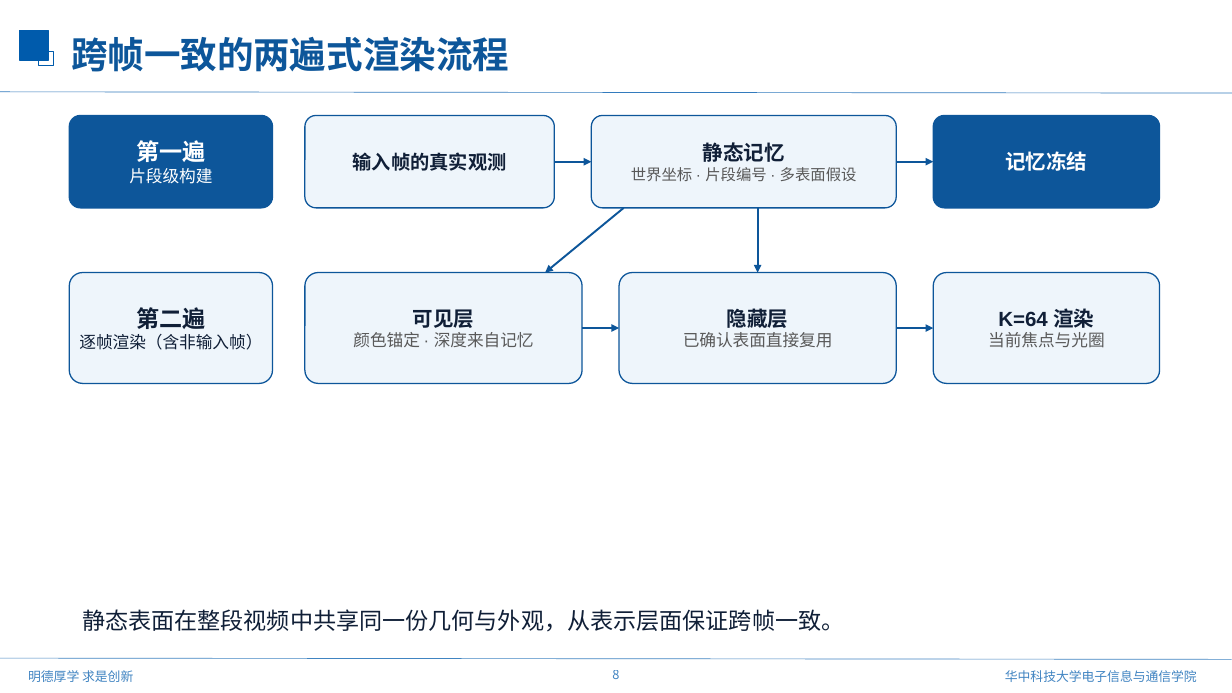
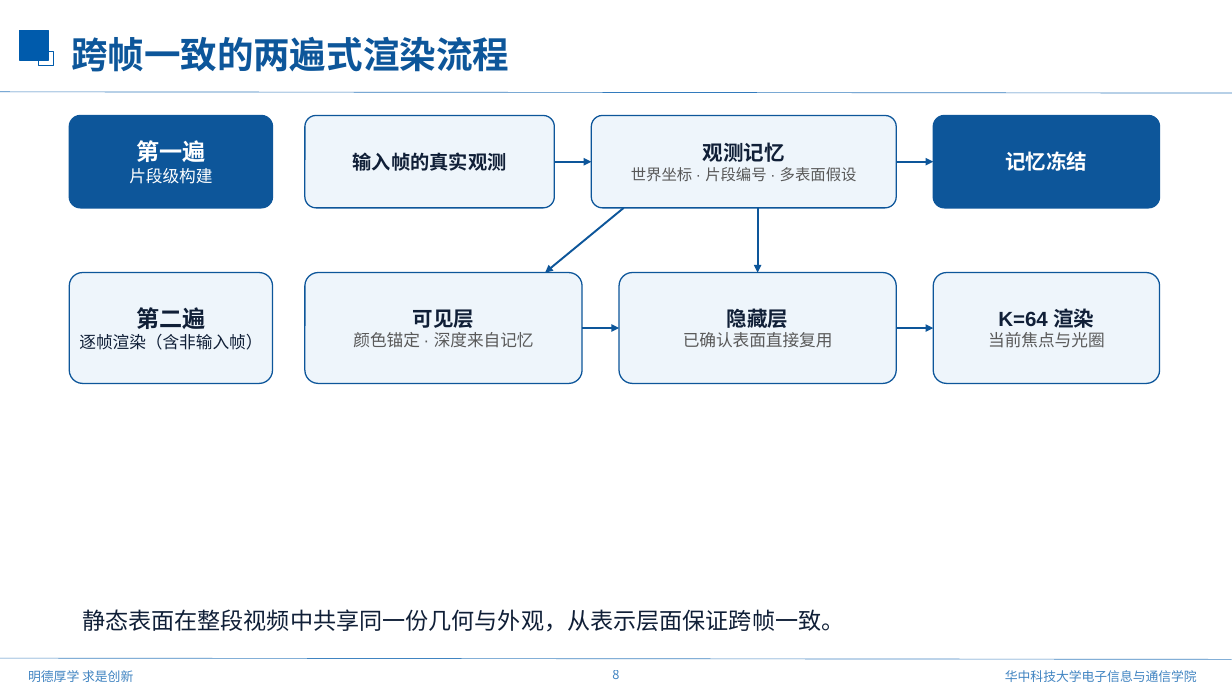
Before and after one commit to mengmcy1/OPPO-depth-guided-video-bokeh, a slide deck: slide 8 of 汇报/2026-11-11_前馈视频虚化思路与验证/前馈视频虚化思路与验证_1111.pptx. Drawn at 1232x693 pixels with LibreOffice and Linux fonts; fonts in the diff are those of the drawing; background and template pictures are left out. Boxes give left, top, right and bottom in pixels: in the first picture for what was removed or moved away, otherwise in the second. Text is boxed around its words. In the diff, an @@ line names an element or a change of style, - is before the commit and + after.

```diff
--- a/汇报/2026-11-11_前馈视频虚化思路与验证/前馈视频虚化思路与验证_1111.pptx
+++ b/汇报/2026-11-11_前馈视频虚化思路与验证/前馈视频虚化思路与验证_1111.pptx
@@ text in rounded rectangle at (703,142,785,162): text changed @@
-静态记忆
+观测记忆
```
Also in this commit, not shown: 1 other slide changed, 4 other files.
